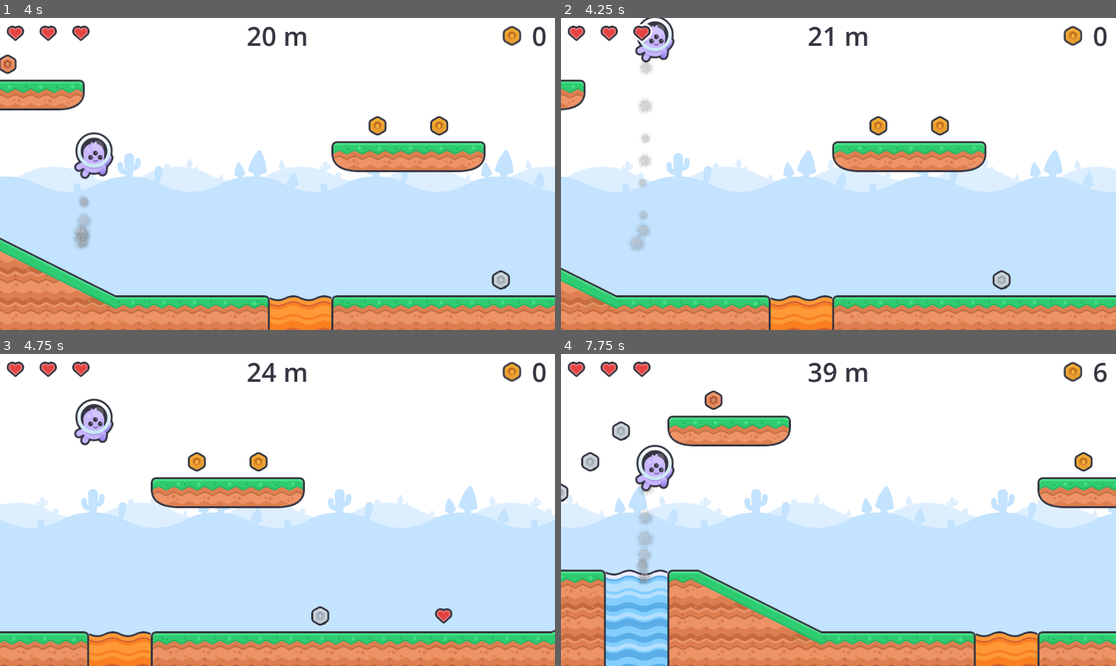
Above: before the commit, frames 1-4 (two rows, left to right).
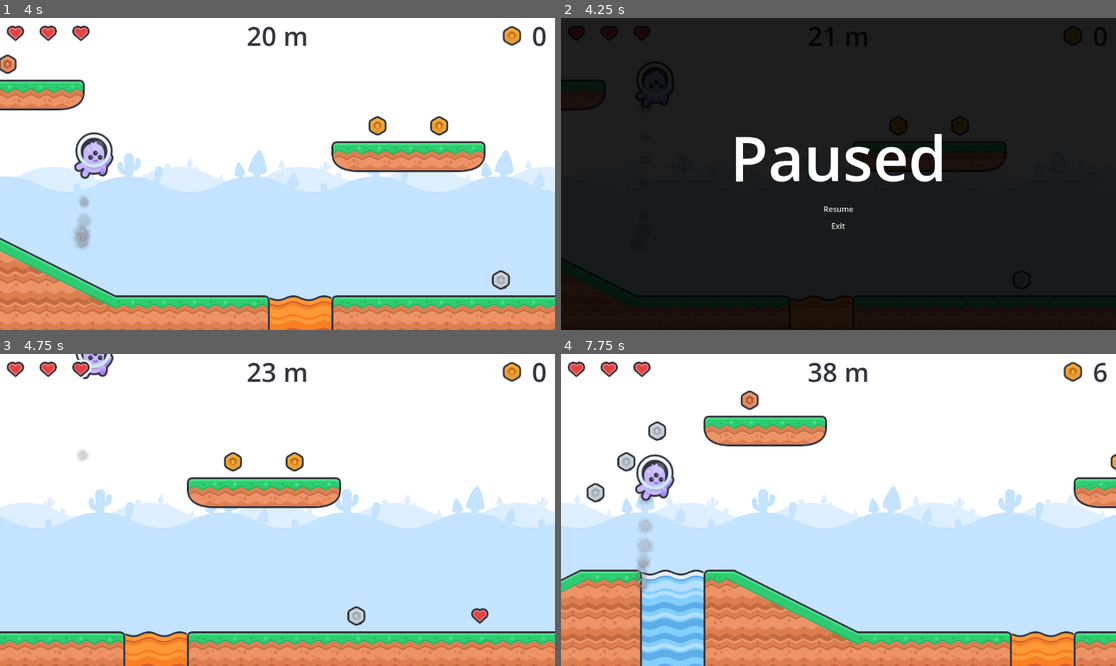
Above: after the commit, the same moments.

Repository: smarthall/20games
Game: Godot game, scene res://infinite_level.tscn
Two runs of this game, one before a commit and one after it. Both use one fixed random seed, a clock stepped at 60 frames per second and the inputs below.
Inputs (mouse positions are in pixels of both pictures, inside the frame that each line leads up to):
- Up to frame 1 (4 s): hold Space (jetpack) 0.53-1.28 s; tap Space (jetpack) at 1.35, 2.85 s; hold Space (jetpack) 2.03-2.78 s; hold Space (jetpack) from 3.53 s (still down)
- Up to frame 2 (4.25 s): keep holding Space (jetpack); tap Escape (pause, bound only after the commit) at 4.15 s
- Up to frame 3 (4.75 s): release Space (jetpack) at 4.25 s; click (277, 544) at 4.25 s, where only the run after the commit has a clickable "Resume"
- Up to frame 4 (7.75 s): tap Space (jetpack) at 5.1, 6.6 s; hold Space (jetpack) 5.78-6.53 s; hold Space (jetpack) from 7.28 s (still down)

Frame 1 is identical in both runs. In frame 2, 99% of the frame differs, in the area x 0-100%, y 0-100%; in frame 3, 9.2%; in frame 4, 18%.

Commit message:
Add a pause screen

Diff:
--- /dev/null
+++ b/jetpack-joyride/HeartBar/pause.gd
@@ -0,0 +1,17 @@
+extends CanvasLayer
+
+signal paused(paused: bool)
+
+var _paused := false
+
+func _on_exit_button_pressed() -> void:
+	get_tree().quit()
+
+func _on_resume_button_pressed() -> void:
+	_paused = false
+	paused.emit(false)
+
+func _input(event: InputEvent) -> void:
+	if event.is_action_pressed("pause"):
+		_paused = not _paused
+		paused.emit(_paused)
--- /dev/null
+++ b/jetpack-joyride/HeartBar/pause.tscn
@@ -0,0 +1,62 @@
+[gd_scene load_steps=3 format=3 uid="uid://cub3oixrsr3kp"]
+
+[ext_resource type="Script" uid="uid://dr0upu3toq2pt" path="res://HeartBar/pause.gd" id="1_w7tua"]
+
+[sub_resource type="LabelSettings" id="LabelSettings_vkx08"]
+font_size = 128
+
+[node name="Pause" type="CanvasLayer"]
+layer = 2
+visible = false
+script = ExtResource("1_w7tua")
+
+[node name="Control" type="Control" parent="."]
+layout_mode = 3
+anchors_preset = 15
+anchor_right = 1.0
+anchor_bottom = 1.0
+grow_horizontal = 2
+grow_vertical = 2
+
+[node name="ColorRect" type="ColorRect" parent="Control"]
+layout_mode = 1
+anchors_preset = 15
+anchor_right = 1.0
+anchor_bottom = 1.0
+grow_horizontal = 2
+grow_vertical = 2
+color = Color(0, 0, 0, 0.882353)
+
+[node name="VBoxContainer" type="VBoxContainer" parent="Control"]
+layout_mode = 1
+anchors_preset = 8
+anchor_left = 0.5
+anchor_top = 0.5
+anchor_right = 0.5
+anchor_bottom = 0.5
+offset_left = -225.0
+offset_top = -87.5
+offset_right = 225.0
+offset_bottom = 87.5
+grow_horizontal = 2
+grow_vertical = 2
+
+[node name="Label" type="Label" parent="Control/VBoxContainer"]
+layout_mode = 2
+text = "Paused"
+label_settings = SubResource("LabelSettings_vkx08")
+
+[node name="VBoxContainer2" type="VBoxContainer" parent="Control/VBoxContainer"]
+layout_mode = 2
+size_flags_vertical = 4
+
+[node name="ResumeButton" type="Button" parent="Control/VBoxContainer/VBoxContainer2"]
+layout_mode = 2
+text = "Resume"
+
+[node name="ExitButton" type="Button" parent="Control/VBoxContainer/VBoxContainer2"]
+layout_mode = 2
+text = "Exit"
+
+[connection signal="pressed" from="Control/VBoxContainer/VBoxContainer2/ResumeButton" to="." method="_on_resume_button_pressed"]
+[connection signal="pressed" from="Control/VBoxContainer/VBoxContainer2/ExitButton" to="." method="_on_exit_button_pressed"]
--- a/jetpack-joyride/Player/player.gd
+++ b/jetpack-joyride/Player/player.gd
@@ -18,8 +18,12 @@
 const TERMINAL_VELOCITY := 5000.0
 
 var invincible_until: float = 0.0
+var _paused := false
 
 func _physics_process(delta: float) -> void:
+	if _paused:
+		return
+
 	if Input.is_action_pressed("jetpack"):
 		velocity.y += -JETPACK_POWER * delta
 		exhaust.emitting = true
@@ -76,6 +80,16 @@
 func is_invincible() -> bool:
 	return invincible_until > Time.get_ticks_msec()
 
+func pause(paused: bool):
+	_paused = paused
+
+	set_physics_process(not paused)
+
+	if paused:
+		# FIXME: This does not seem to have any effect
+		sprite.stop()
+		exhaust.emitting = false
+
 func handle_hazard_collision(_collision: KinematicCollision2D) -> void:
 	hazard_collision.emit()
 
--- a/jetpack-joyride/infinite_level.gd
+++ b/jetpack-joyride/infinite_level.gd
@@ -4,6 +4,7 @@
 @onready var hud: HUD = $HUD
 @onready var player: Player = $Player
 @onready var level_scroller: Scroller = $LevelScroller
+@onready var pause: CanvasLayer = $Pause
 
 const BACKGROUND_TILE_BLANK = Vector2i(2, 0)
 const BACKGROUND_TILE_CACTUS = Vector2i(2, 1)
@@ -75,3 +76,15 @@
 		hud.coins += SILVER_VALUE
 	elif type == PICKUP_TILE_GOLD_COIN:
 		hud.coins += GOLD_VALUE
+
+func _on_pause_paused(paused: bool) -> void:
+	if paused:
+		player.set_physics_process(false)
+		level_scroller.speed = 0.0
+		background.speed = 0.0
+		pause.show()
+	else:
+		player.set_physics_process(true)
+		level_scroller.speed = 500.0
+		background.speed = 100.0
+		pause.hide()
--- a/jetpack-joyride/infinite_level.tscn
+++ b/jetpack-joyride/infinite_level.tscn
@@ -10,6 +10,7 @@
 [ext_resource type="TileSet" uid="uid://vpaufbtkfjqt" path="res://Resources/level-tileset-hazards.tres" id="7_r11wh"]
 [ext_resource type="TileSet" uid="uid://duy4dpbojd3yg" path="res://Resources/level-tileset-pickups.tres" id="8_vkx08"]
 [ext_resource type="PackedScene" uid="uid://bksdsctf17ckc" path="res://hud.tscn" id="10_vkx08"]
+[ext_resource type="PackedScene" uid="uid://cub3oixrsr3kp" path="res://HeartBar/pause.tscn" id="11_n42ve"]
 
 [sub_resource type="RectangleShape2D" id="RectangleShape2D_87hkk"]
 size = Vector2(20, 748)
@@ -91,6 +92,9 @@
 
 [node name="HUD" parent="." instance=ExtResource("10_vkx08")]
 
+[node name="Pause" parent="." instance=ExtResource("11_n42ve")]
+
 [connection signal="tilemap_recycle" from="Background" to="." method="_on_background_tilemap_recycle"]
 [connection signal="hazard_collision" from="Player" to="." method="_on_player_hazard_collision"]
 [connection signal="pickup_collision" from="Player" to="." method="_on_player_pickup_collision"]
+[connection signal="paused" from="Pause" to="." method="_on_pause_paused"]
--- a/jetpack-joyride/project.godot
+++ b/jetpack-joyride/project.godot
@@ -32,6 +32,11 @@
 "events": [Object(InputEventKey,"resource_local_to_scene":false,"resource_name":"","device":-1,"window_id":0,"alt_press …(191 unchanged characters)…
 ]
 }
+pause={
+"deadzone": 0.2,
+"events": [Object(InputEventKey,"resource_local_to_scene":false,"resource_name":"","device":-1,"window_id":0,"alt_pressed":false,"shift_pressed":false,"ctrl_pressed":false,"meta_pressed":false,"pressed":false,"keycode":0,"physical_keycode":4194305,"key_label":0,"unicode":0,"location":0,"echo":false,"script":null)
+]
+}
 
 [layer_names]
 
Not shown, added: jetpack-joyride/HeartBar/pause.gd.uid
Not shown: 1 places in jetpack-joyride/infinite_level.tscn that only renumber resources
